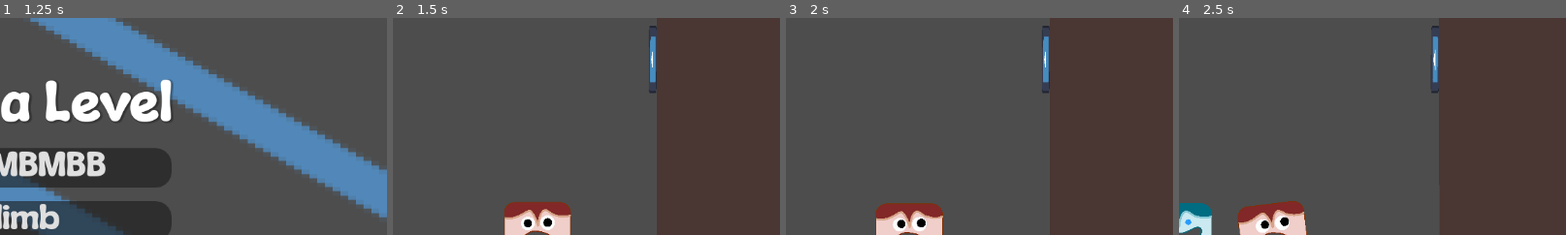
Above: before the commit, frames 1-4 (left to right).
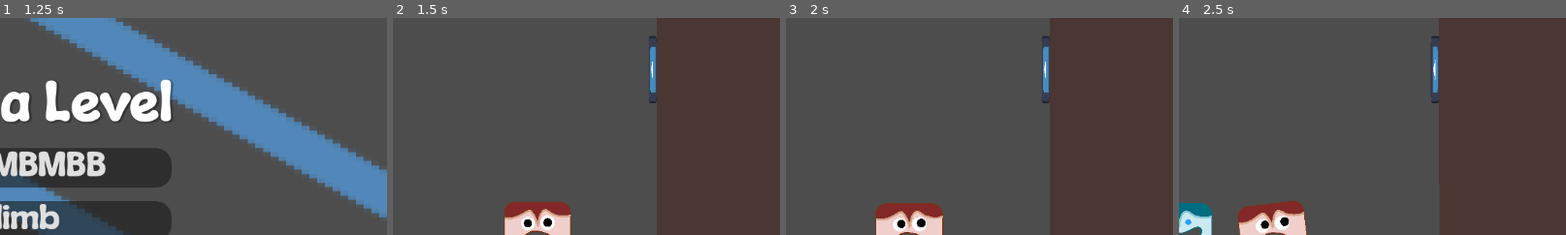
Above: after the commit, the same moments.

Repository: jkkivenko/james-gam-249
Game: Godot game, scene res://Scenes/Menu/main_menu.tscn
The game is run twice, just before and just after one commit, with the same random seed, the same clock (stepped at 60 frames per second) and the same inputs. The engine's default icon, where the game draws it, is replaced by a stand-in: a white triangle on a blue panel in a dark square.
Inputs (mouse positions are % of the whole screen's width and height, from its top left):
- Up to frame 1 (1.25 s): click "Start Game" at 0.5 s
- Up to frame 2 (1.5 s): click "1. MBBMBMBB" at 1.25 s
- Up to frame 3 (2 s): no input
- Up to frame 4 (2.5 s): move the mouse to (72, 45) at 2.02 s; hold D (Move Right) from 2.03 s (still down); right-click (72, 45) at 2.1 s; click (72, 45) at 2.17 s
The pictures show only the part of the screen within x 50-100%, y 11-61%; the shares and areas given below are measured in that part.

Frame 1 is identical in both runs. In frame 2, 0.3% of the frame differs, in the area x 66-69%, y 3-40%; in frame 3, 0.3%; in frame 4, 0.3%, in the area x 65-68%, y 3-40%.

Commit message:
enemy dispenser, and gate

Diff:
--- a/Scenes/Levels/level1.tscn
+++ b/Scenes/Levels/level1.tscn
@@ -1,9 +1,8 @@
-[gd_scene load_steps=16 format=4 uid="uid://caepxlmorghrs"]
+[gd_scene load_steps=15 format=4 uid="uid://caepxlmorghrs"]
 
 [ext_resource type="PackedScene" uid="uid://nqxkygju2j46" path="res://Scenes/enemy.tscn" id="2_i36j2"]
 [ext_resource type="PackedScene" uid="uid://dl8yi5v1vwkq3" path="res://Scenes/player.tscn" id="2_u1b78"]
 [ext_resource type="PackedScene" uid="uid://buas4iqytj32k" path="res://Scenes/button.tscn" id="7_nolpu"]
-[ext_resource type="Script" uid="uid://bjbbotk4r002l" path="res://Scripts/button.gd" id="8_mcj63"]
 [ext_resource type="PackedScene" uid="uid://bdc44ouqrma4l" path="res://Scenes/sliding_door.tscn" id="9_af2a1"]
 [ext_resource type="Script" uid="uid://bei8fc3xkq2n6" path="res://Scripts/tile_map_layer_baker.gd" id="9_hkfpk"]
 [ext_resource type="TileSet" uid="uid://dumlhgw7hloka" path="res://Resources/grass_tile_set.tres" id="10_ocmlb"]
@@ -36,12 +35,6 @@
 [node name="Enemy" parent="." instance=ExtResource("2_i36j2")]
 position = Vector2(736, 436)
 movement_force_magnitude = 750.0
-
-[node name="Button" parent="." node_paths=PackedStringArray("connects_to") instance=ExtResource("7_nolpu")]
-position = Vector2(895, 186)
-rotation = 4.71927
-script = ExtResource("8_mcj63")
-connects_to = [NodePath("../SlidingDoor")]
 
 [node name="SlidingDoor" parent="." instance=ExtResource("9_af2a1")]
 position = Vector2(152, 450)
@@ -97,4 +90,8 @@
 position = Vector2(736, 192)
 shape = SubResource("RectangleShape2D_nqasx")
 
+[node name="Button" parent="." instance=ExtResource("7_nolpu")]
+position = Vector2(895, 201)
+rotation = -1.5708
+
 [editable path="Camera2D"]
--- a/Scenes/and_gate.tscn
+++ b/Scenes/and_gate.tscn
@@ -1,3 +1,6 @@
-[gd_scene format=3 uid="uid://cq5y2uxc5e5j6"]
+[gd_scene load_steps=2 format=3 uid="uid://cq5y2uxc5e5j6"]
+
+[ext_resource type="Script" uid="uid://k6ln6c3emst5" path="res://Scripts/and_gate.gd" id="1_snexm"]
 
 [node name="AndGate" type="Node2D"]
+script = ExtResource("1_snexm")
--- a/Scenes/button.tscn
+++ b/Scenes/button.tscn
@@ -1,12 +1,14 @@
-[gd_scene load_steps=3 format=3 uid="uid://buas4iqytj32k"]
+[gd_scene load_steps=4 format=3 uid="uid://buas4iqytj32k"]
 
+[ext_resource type="Script" uid="uid://bjbbotk4r002l" path="res://Scripts/button.gd" id="1_0kpiu"]
 [ext_resource type="Texture2D" uid="uid://vsh53w0kddj4" path="res://icon.svg" id="1_1cmwl"]
 
 [sub_resource type="RectangleShape2D" id="RectangleShape2D_3dryh"]
 size = Vector2(100, 12)
 
-[node name="Area2D" type="Area2D"]
+[node name="Button" type="Area2D"]
 collision_mask = 34
+script = ExtResource("1_0kpiu")
 
 [node name="CollisionShape2D" type="CollisionShape2D" parent="."]
 shape = SubResource("RectangleShape2D_3dryh")
--- /dev/null
+++ b/Scenes/button_hold.tscn
@@ -0,0 +1,21 @@
+[gd_scene load_steps=4 format=3 uid="uid://orwbkvpj4f62"]
+
+[ext_resource type="Script" uid="uid://bjbbotk4r002l" path="res://Scripts/button.gd" id="1_7j8j0"]
+[ext_resource type="Texture2D" uid="uid://vsh53w0kddj4" path="res://icon.svg" id="2_uqyc7"]
+
+[sub_resource type="RectangleShape2D" id="RectangleShape2D_3dryh"]
+size = Vector2(100, 12)
+
+[node name="Hold Button" type="Area2D"]
+collision_mask = 38
+script = ExtResource("1_7j8j0")
+button_type = 1
+
+[node name="CollisionShape2D" type="CollisionShape2D" parent="."]
+shape = SubResource("RectangleShape2D_3dryh")
+
+[node name="Sprite2D" type="Sprite2D" parent="."]
+z_index = -10
+position = Vector2(4.76837e-07, -7.62939e-06)
+scale = Vector2(0.78125, 0.0937501)
+texture = ExtResource("2_uqyc7")
--- /dev/null
+++ b/Scenes/enemy_dispenser.tscn
@@ -0,0 +1,11 @@
+[gd_scene load_steps=3 format=3 uid="uid://cndq2jr6ub726"]
+
+[ext_resource type="Script" uid="uid://cck0blkugetcy" path="res://Scripts/enemy_dispenser.gd" id="1_jku3k"]
+[ext_resource type="Texture2D" uid="uid://blkjw1bj60tgr" path="res://art/Dor.png" id="1_oar7w"]
+
+[node name="EnemyDispenser" type="Node2D"]
+script = ExtResource("1_jku3k")
+
+[node name="Sprite2D" type="Sprite2D" parent="."]
+scale = Vector2(1.395, 1.06)
+texture = ExtResource("1_oar7w")
--- a/Scripts/and_gate.gd
+++ b/Scripts/and_gate.gd
@@ -2,7 +2,7 @@
 
 @export var connects_to: Array[Powerable]
 ## The number of buttons concurrently powering this and gate required for it to activate
-@export var required_power: int
+@export var required_power: int = 2
 
 var current_power: int = 0
 
--- /dev/null
+++ b/Scripts/enemy_dispenser.gd
@@ -0,0 +1,27 @@
+extends Node2D
+
+@export var delay: float = 1.5
+@export var enemy_to_summon: PackedScene
+@export var max_enemies_to_summon: int = 3
+
+var summoned_enemy
+var can_summon = false
+var enemies_summoned = 0
+@onready var timer = delay
+
+func _process(delta: float) -> void:
+	timer -= delta
+	if not summoned_enemy and not can_summon:
+		can_summon = true
+		timer = delay
+	if can_summon and timer < 0:
+		summon_enemy()
+		can_summon = false
+
+func summon_enemy():
+	summoned_enemy = enemy_to_summon.instantiate()
+	summoned_enemy.global_position = global_position
+	get_tree().root.add_child.call_deferred(summoned_enemy)
+	enemies_summoned += 1
+	if enemies_summoned >= max_enemies_to_summon:
+		queue_free()
Not shown, added: Scripts/enemy_dispenser.gd.uid
